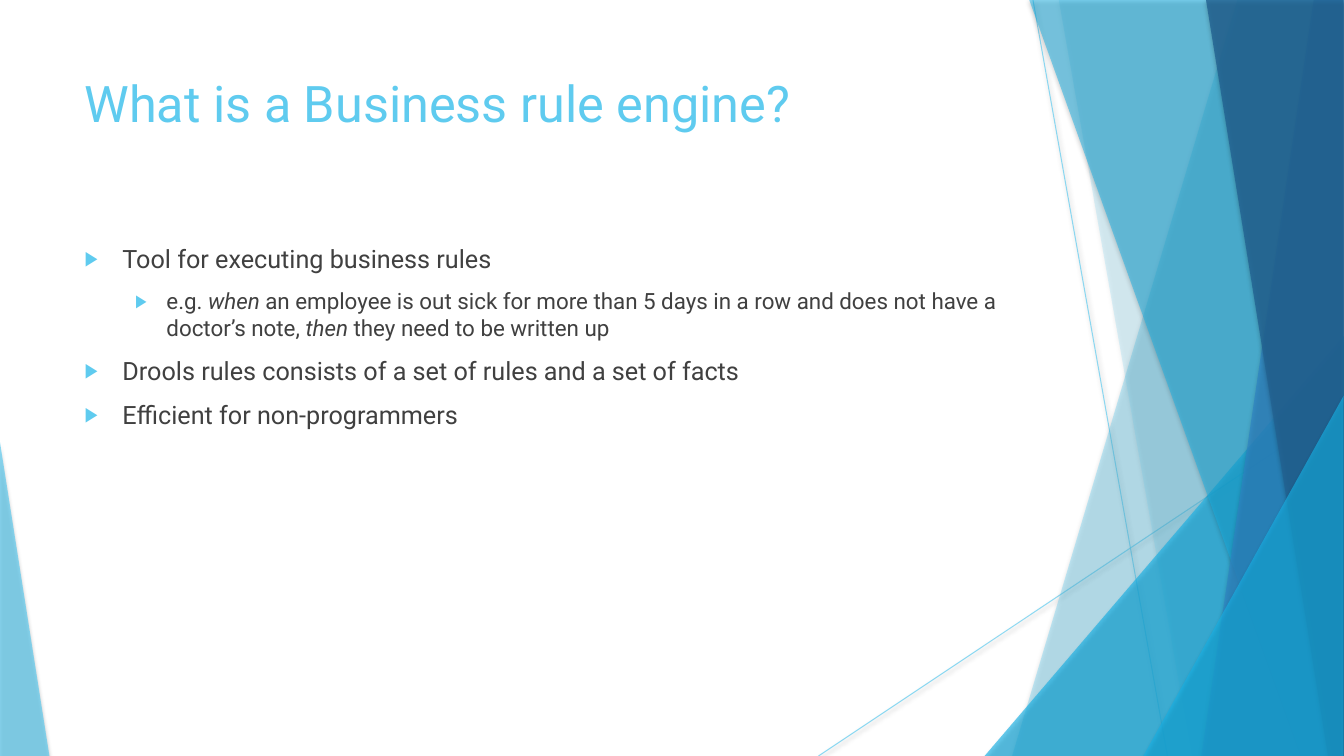
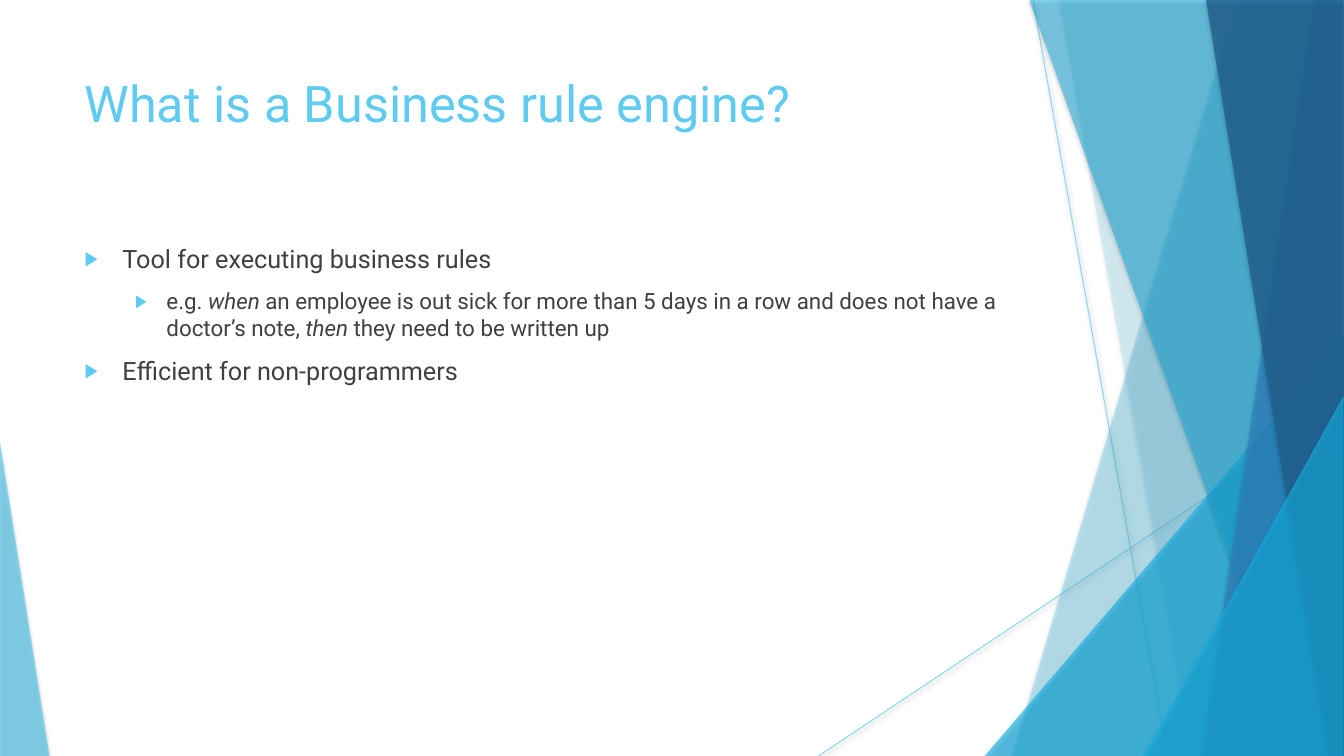
Before and after one commit to sebivenlo/drools, a slide deck: slide 3 of Presentation_ESD.pptx. Drawn at 1344x756 pixels with LibreOffice and Linux fonts; fonts in the diff are those of the drawing. Boxes give left, top, right and bottom in pixels: in the first picture for what was removed or moved away, otherwise in the second. Text is boxed around its words. In the diff, an @@ line names an element or a change of style, - is before the commit and + after.

Commit message:
update

```diff
--- a/Presentation_ESD.pptx
+++ b/Presentation_ESD.pptx
@@ text at (122,361,739,381): paragraph removed @@
-▶ Drools rules consists of a set of rules and a set of facts
```
Also in this commit, not shown: 2 other slides changed.
